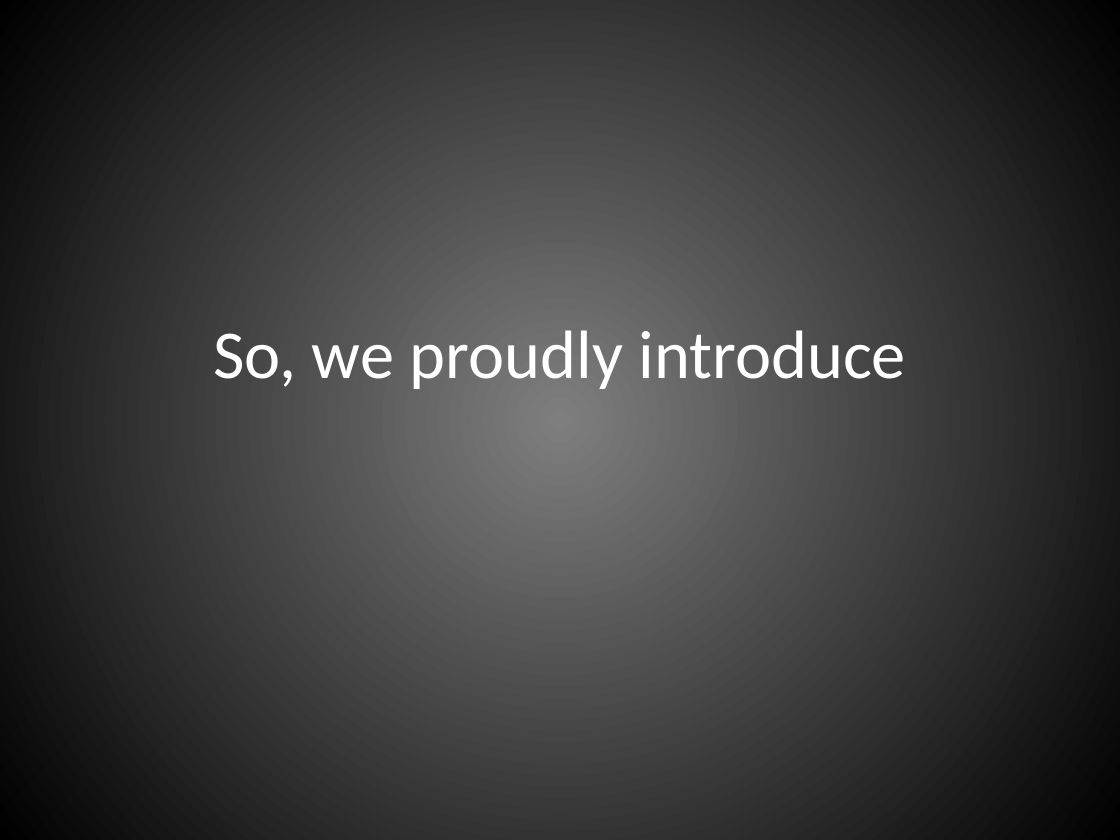
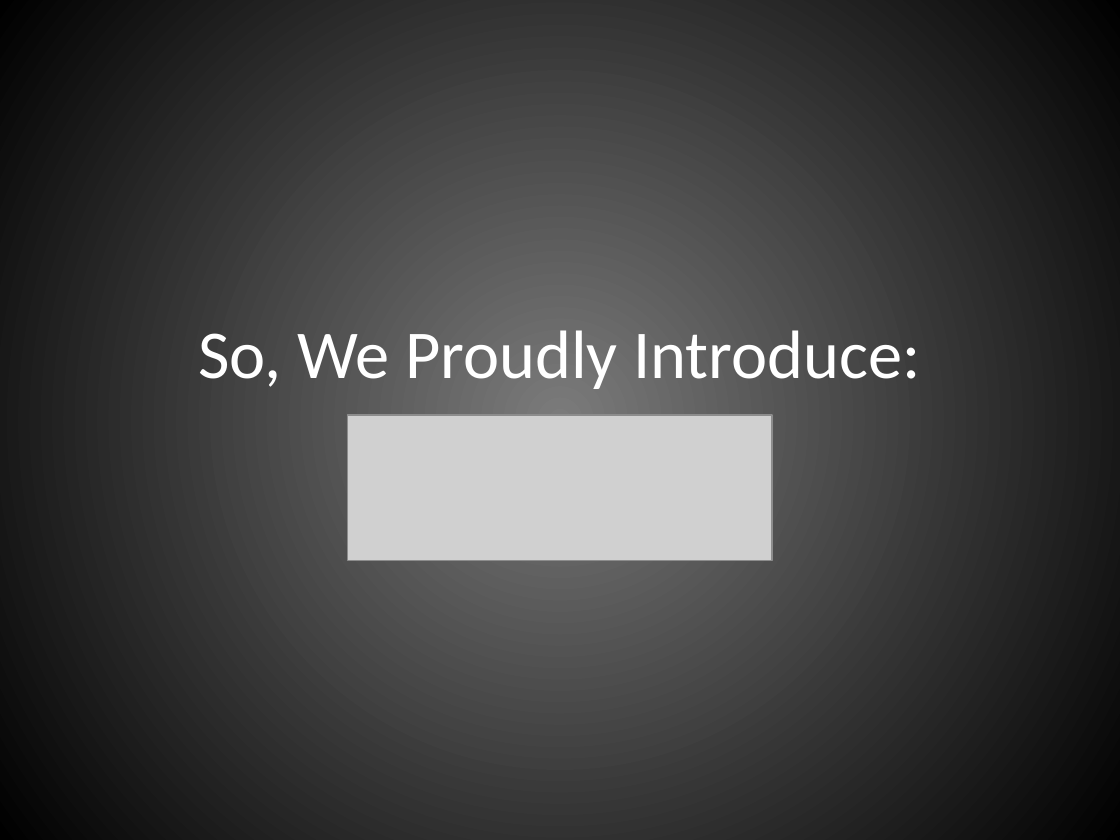
Before and after one commit to johnnyxmas/Talk_Decks, a slide deck: slide 7 of 2016/CypherCon/You're Right, This Sucks.pptx. Drawn at 1120x840 pixels with LibreOffice and Linux fonts; fonts in the diff are those of the drawing; grey boxes stand for pictures. Boxes give left, top, right and bottom in pixels: in the first picture for what was removed or moved away, otherwise in the second. Text is boxed around its words. In the diff, an @@ line names an element or a change of style, - is before the commit and + after.

```diff
--- a/2016/CypherCon/You're Right, This Sucks.pptx
+++ b/2016/CypherCon/You're Right, This Sucks.pptx
@@ background gradient #7F7F7F to #000000 to gradient #7B7B7B to #000000 @@
@@ title at [198,330,920,389]: text changed @@
-So, we proudly introduce
+So, We Proudly Introduce:
@@ picture added at [348,414,773,560] @@
```
Also in this commit, not shown: 17 other slides changed, 2 slides added, 4 slides removed.
